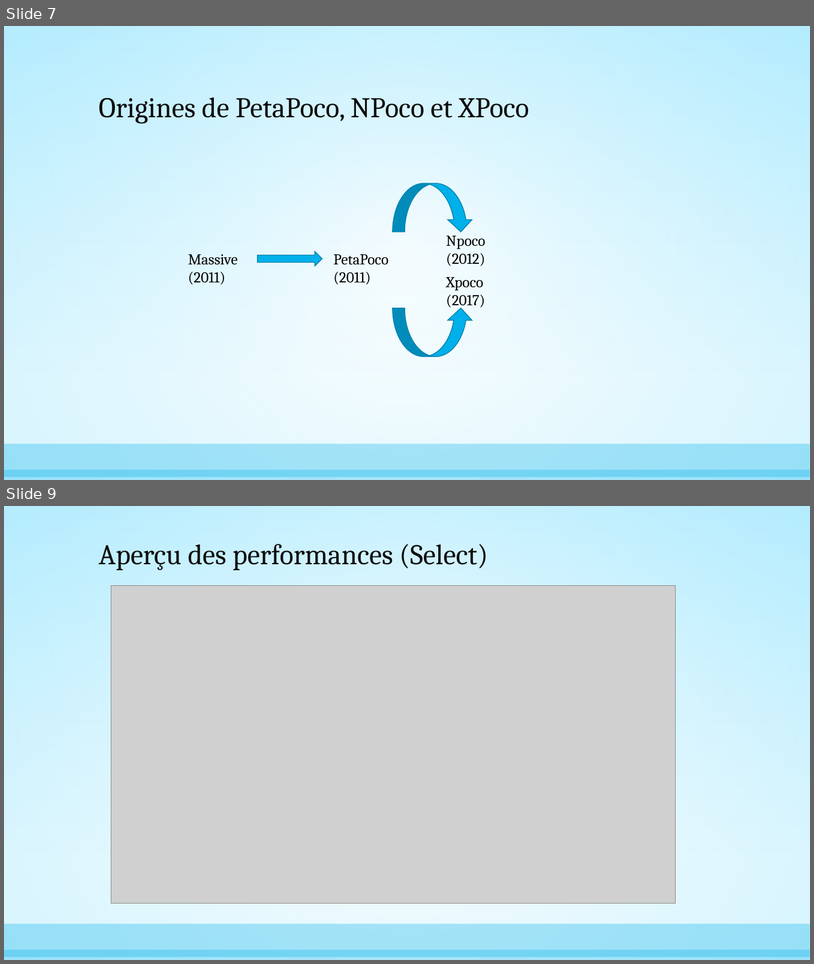
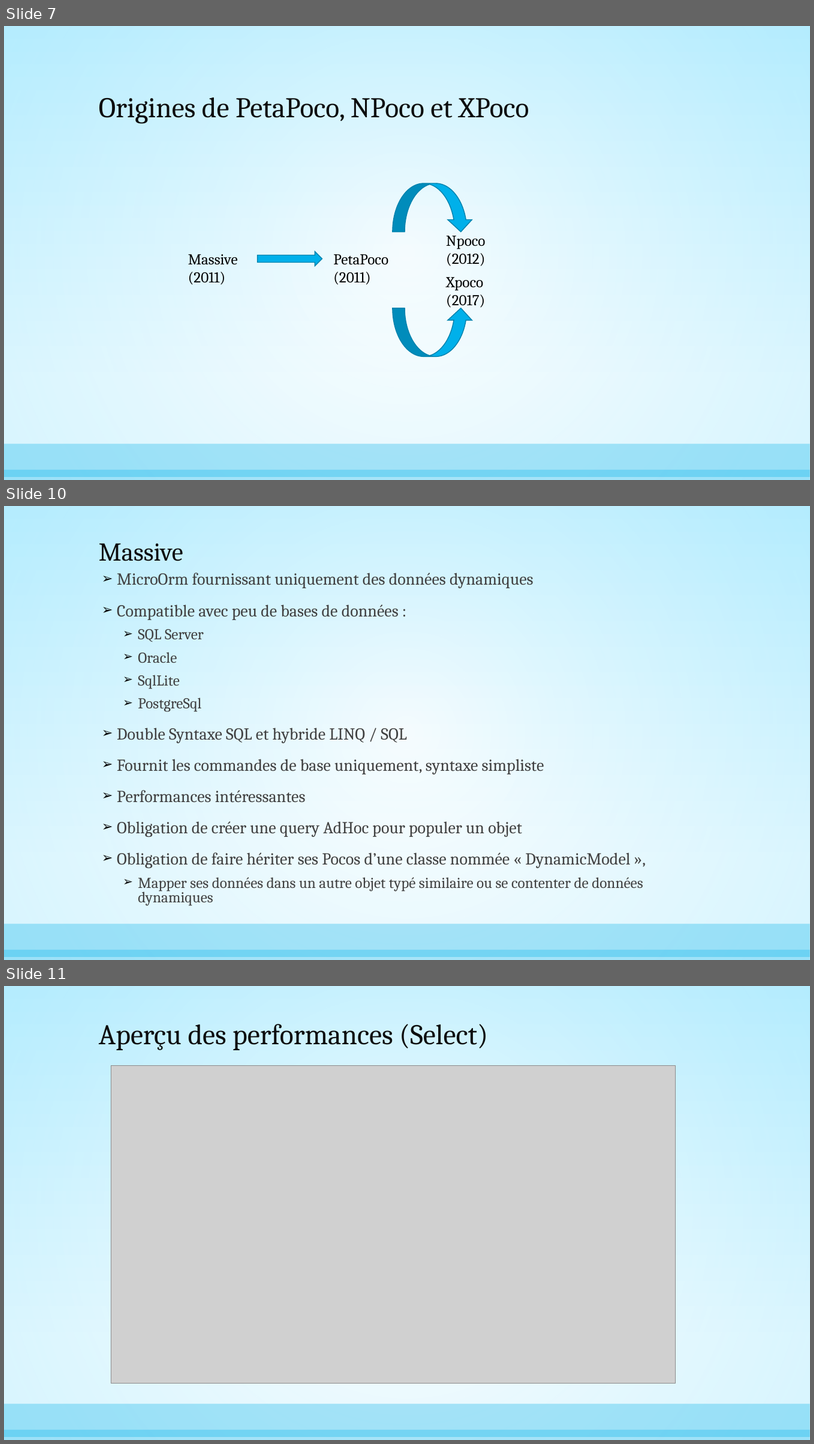
Before and after one commit to AnthonyGiretti/MicroOrmDemo.net, a slide deck: Items/Les Micro Orm, alternatives à Entity Framework.pptx. Shown one above the other, each under a label of ours: slides 7 and 9 before the commit, slides 7, 10 and 11 after it; the slides between them are not shown. The pictures are 814x964 and 814x1444 pixels, drawn with LibreOffice and Linux fonts; fonts in the diff are those of the drawing; grey boxes stand for pictures. Boxes give left, top, right and bottom in pixels: in the first picture for what was removed or moved away, otherwise in the second. Text is boxed around its words. In the diff, an @@ line names an element or a change of style, - is before the commit and + after.

```diff
--- a/Items/Les Micro Orm, alternatives à Entity Framework.pptx
+++ b/Items/Les Micro Orm, alternatives à Entity Framework.pptx
@@ slide 10 added at [4,506,810,960], background gradient #C8F1FF to #FFFFFF; not listed: 3 template elements that a slide beside it also shows @@
@@ title added at [99,543,183,561], 30.6 pt, text #0D0D0D @@
+Massive
@@ text added at [117,573,643,906], 20 pt, text #404040 @@
+➢ MicroOrm fournissant uniquement des données dynamiques
+➢ Compatible avec peu de bases de données :
+  ➢ SQL Server
+  ➢ Oracle
+  ➢ SqlLite
+  ➢ PostgreSql
+➢ Double Syntaxe SQL et hybride LINQ / SQL
+➢ Fournit les commandes de base uniquement, syntaxe simpliste
+➢ Performances intéressantes
+➢ Obligation de créer une query AdHoc pour populer un objet
+➢ Obligation de faire hériter ses Pocos d’une classe nommée « DynamicModel »,
+  ➢ Mapper ses données dans un autre objet typé similaire ou se contenter de données dynamiques
@@ what was slide 9 is now slide 11 @@
```
Also in this commit, not shown: 2 slides changed, 1 other slide added.
